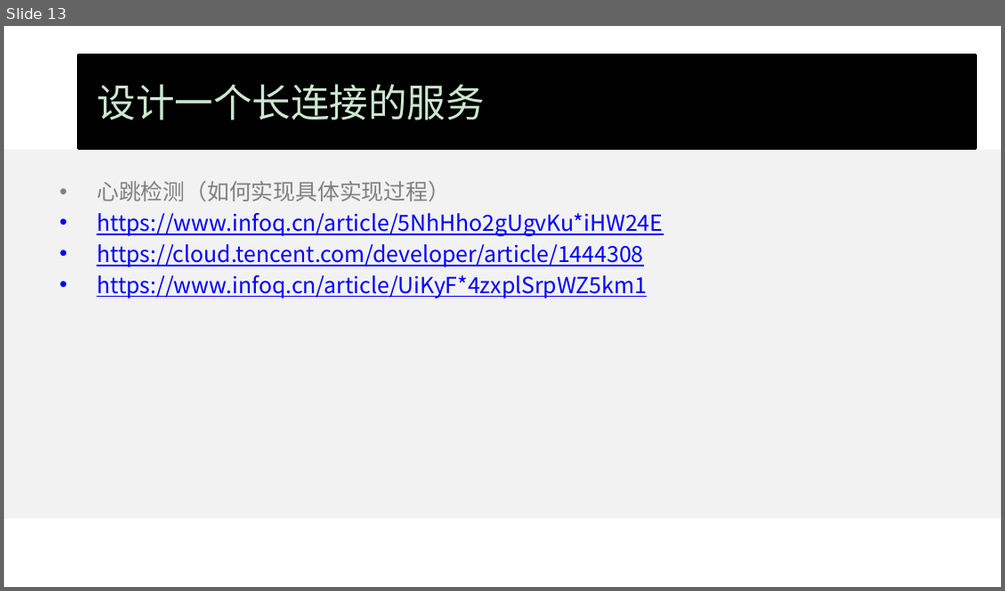
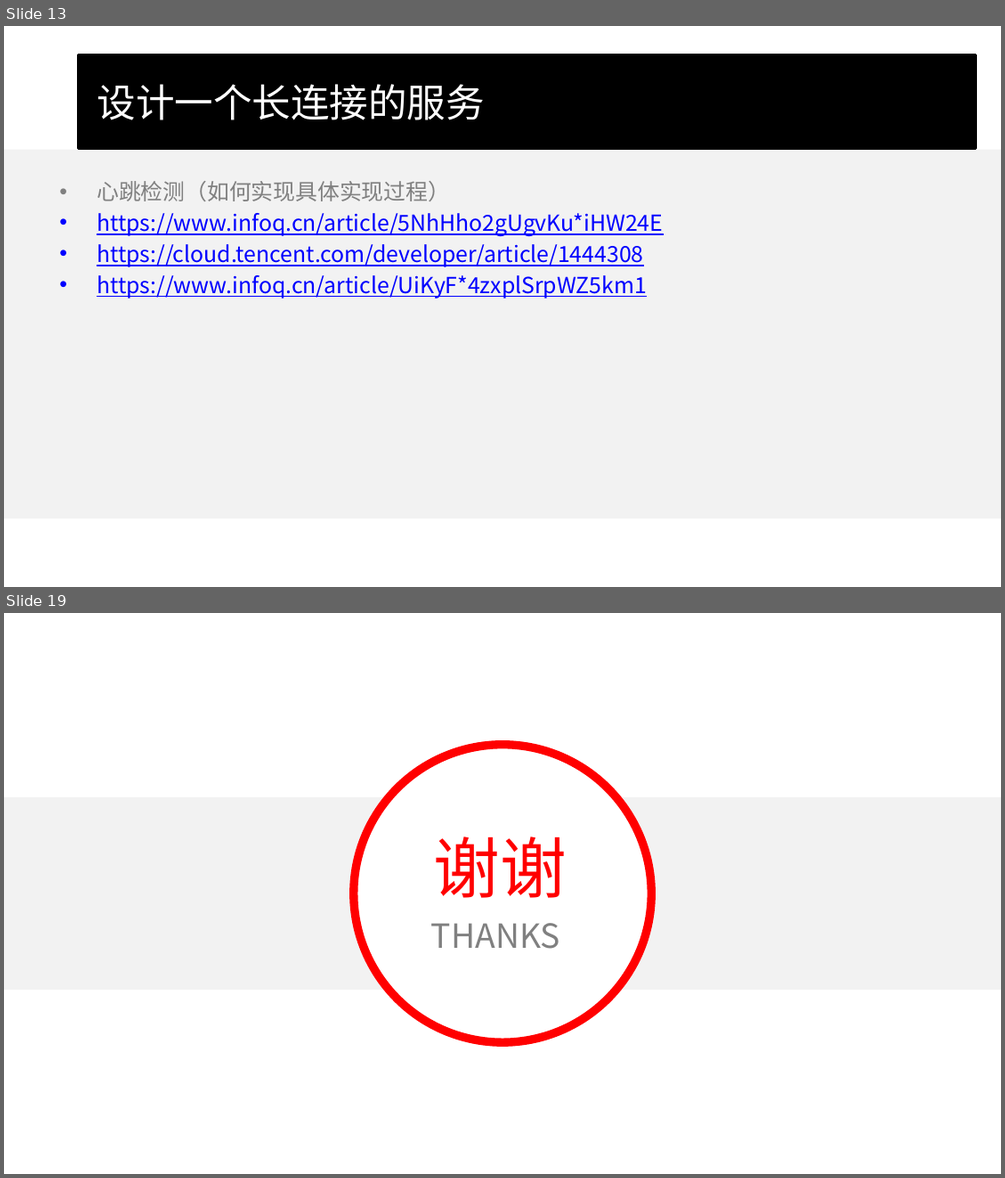
Before and after one commit to wangcy6/weekly, a slide deck: ppt/实战项目.pptx. Shown one above the other, each under a label of ours: slide 13 before the commit, slides 13 and 19 after it; the slides between them are not shown. The pictures are 1005x591 and 1005x1178 pixels, drawn with LibreOffice and Linux fonts; fonts in the diff are those of the drawing; background and template pictures are left out. Boxes give left, top, right and bottom in pixels: in the first picture for what was removed or moved away, otherwise in the second. Text is boxed around its words. In the diff, an @@ line names an element or a change of style, - is before the commit and + after.

```diff
--- a/ppt/实战项目.pptx
+++ b/ppt/实战项目.pptx
@@ slide 19 added at (x1=4, y1=613, x2=1001, y2=1174), background #FFFFFF @@
@@ ellipse added at (x1=354, y1=745, x2=652, y2=1043), fill #FFFFFF, outline #FF0000 6 pt @@
@@ rectangle added at (x1=4, y1=797, x2=1001, y2=989), fill #F2F2F2 @@
@@ text added at (x1=434, y1=836, x2=566, y2=898), 48 pt, text #FF0000 @@
+谢谢
@@ text added at (x1=431, y1=923, x2=560, y2=949), 24 pt, text #808080 @@
+THANKS
@@ slide 13 changed as well @@
@@ background #CCE8CF to #FFFFFF @@
@@ title "设计一个长连接的服务" at (x1=79, y1=54, x2=976, y2=149): text colour #CCE8CF to #FFFFFF @@
```
Also in this commit, not shown: 13 other slides changed, 4 other slides added, 1 slide removed, 5 other files.
